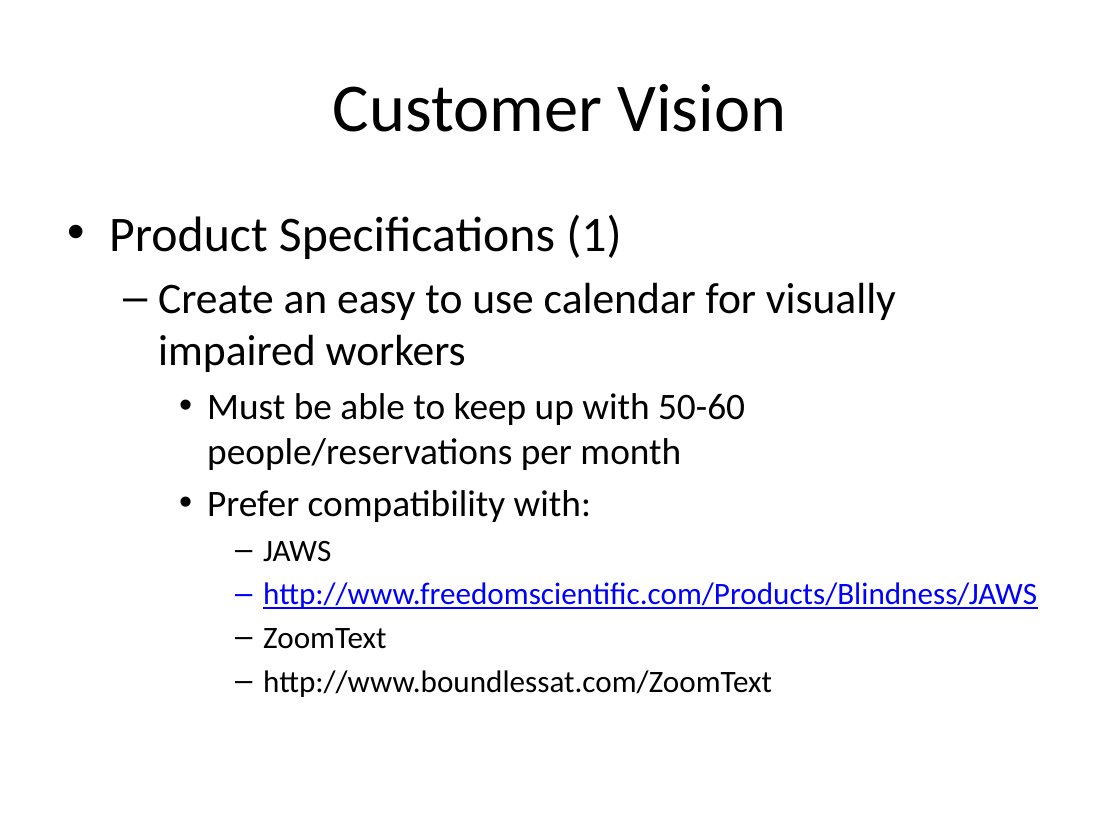
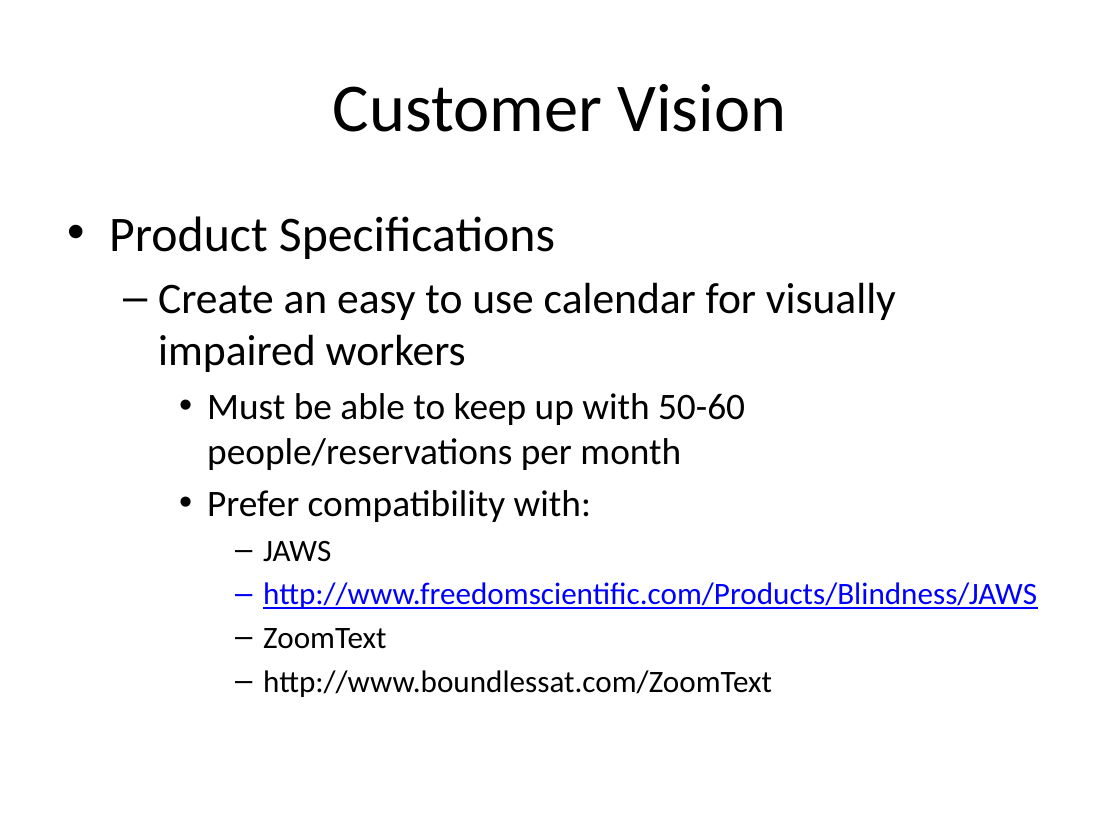
Before and after one commit to telepresencebot2/Transportation-For-Visually-Impaired, a slide deck: slide 2 of Cycle1DOC/CycleOnePresentation.pptx. Drawn at 1120x840 pixels with LibreOffice and Linux fonts; fonts in the diff are those of the drawing; background and template pictures are left out. Boxes give left, top, right and bottom in pixels: in the first picture for what was removed or moved away, otherwise in the second. Text is boxed around its words. In the diff, an @@ line names an element or a change of style, - is before the commit and + after.

```diff
--- a/Cycle1DOC/CycleOnePresentation.pptx
+++ b/Cycle1DOC/CycleOnePresentation.pptx
@@ text at [109, 216, 555, 259]: text changed @@
-• Product Specifications (1)
+• Product Specifications
```
Also in this commit, not shown: 6 other slides changed, 3 other files.
